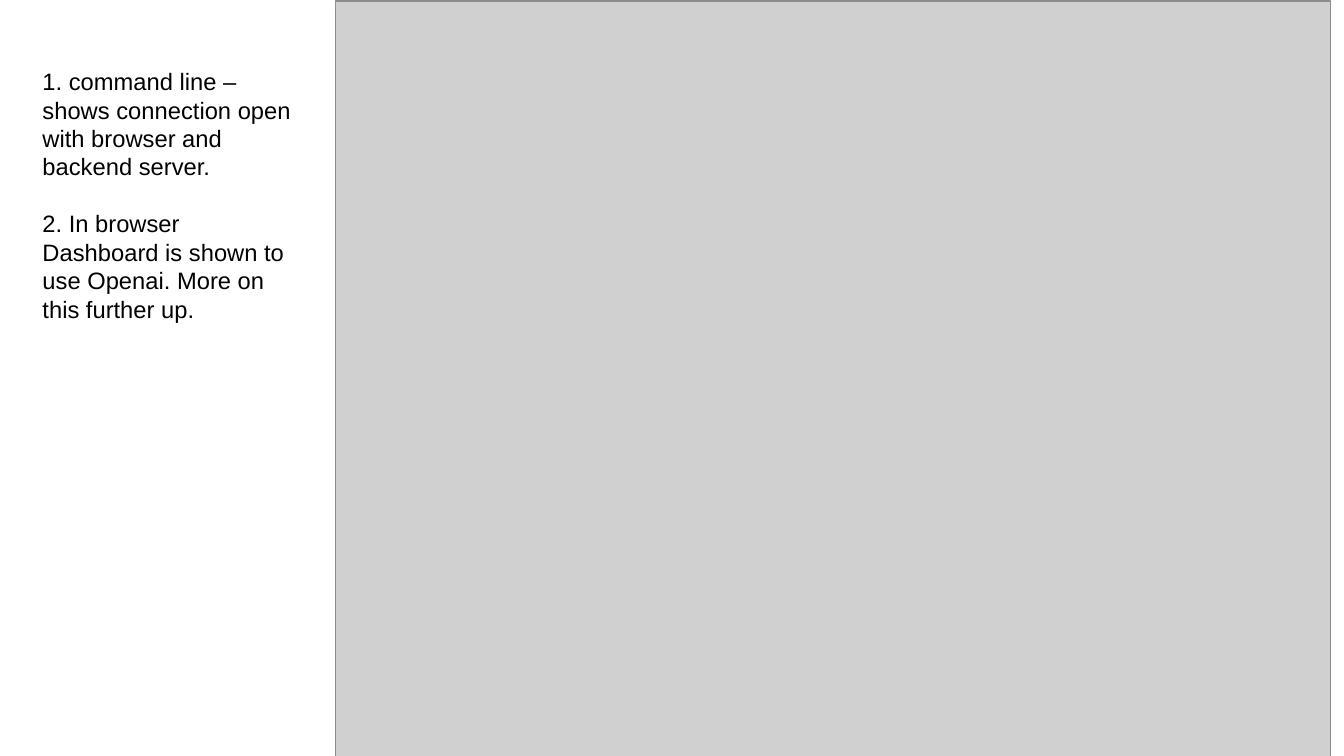
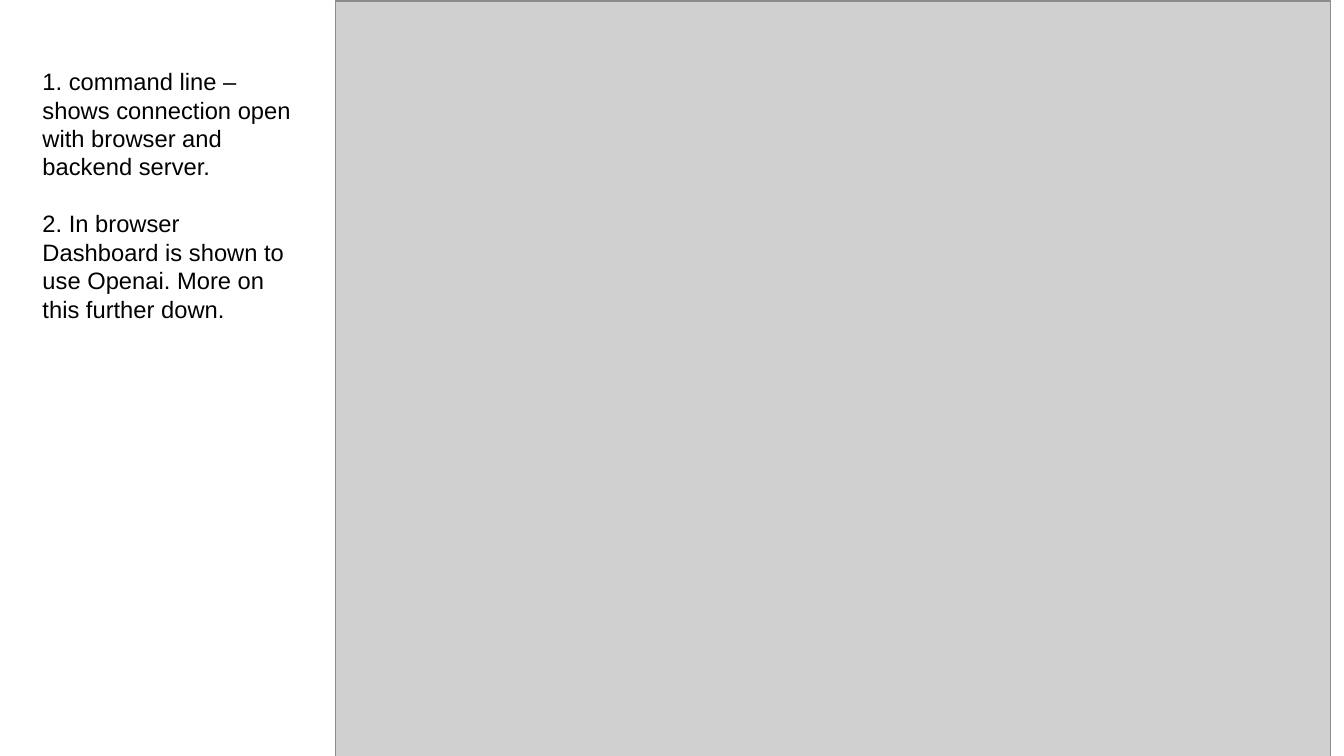
Before and after one commit to Selvam-AI/B1-Builders-Project, a slide deck: slide 3 of project 1/docs/project1_demo.odp. Drawn at 1344x756 pixels with LibreOffice and Linux fonts; fonts in the diff are those of the drawing; grey boxes stand for pictures. Boxes give left, top, right and bottom in pixels: in the first picture for what was removed or moved away, otherwise in the second. Text is boxed around its words. In the diff, an @@ line names an element or a change of style, - is before the commit and + after.

Commit message:
project 1 demo file for user reference added

```diff
--- a/project 1/docs/project1_demo.odp
+++ b/project 1/docs/project1_demo.odp
@@ text at bbox=[42, 214, 284, 319]: text changed @@
-2. In browser Dashboard is shown to use Openai. More on this further up.
+2. In browser Dashboard is shown to use Openai. More on this further down.
```
